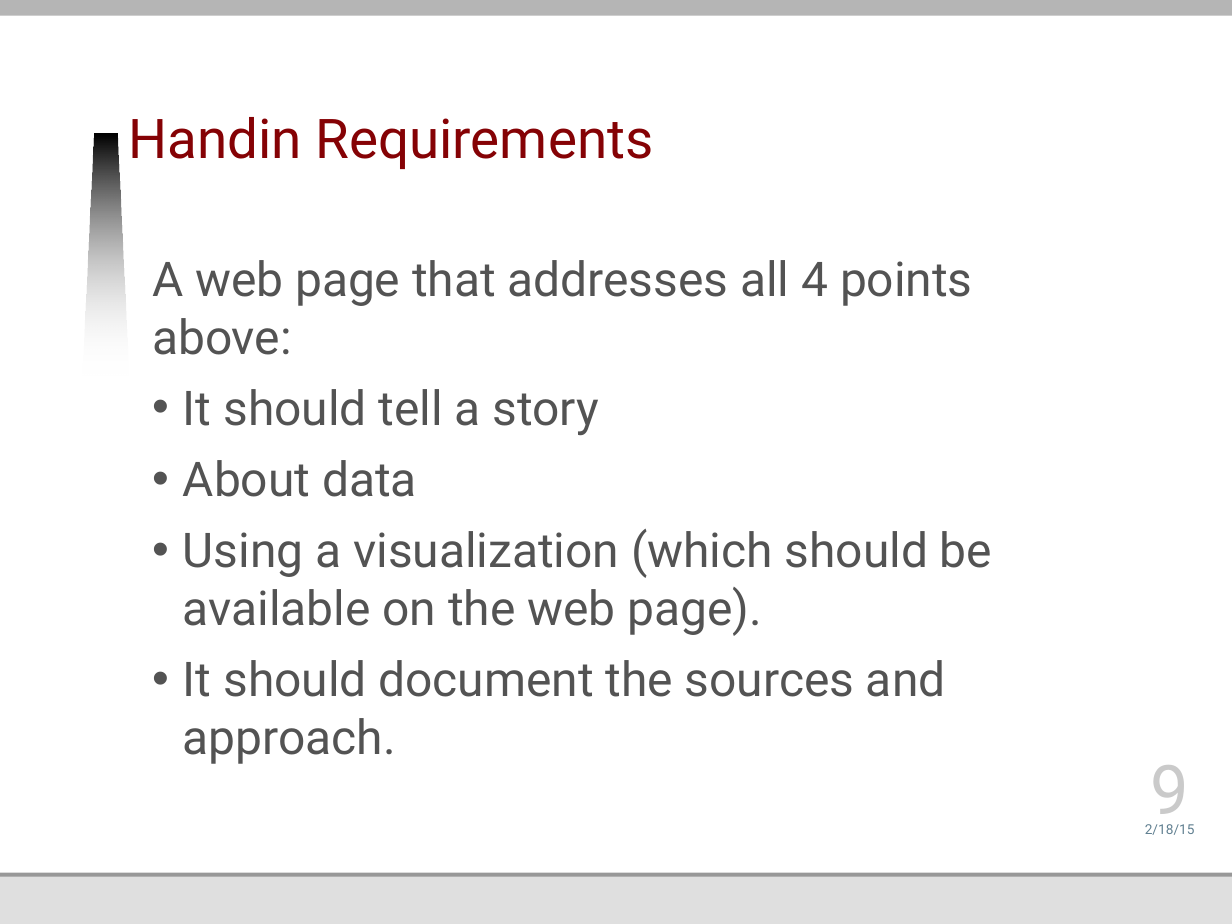
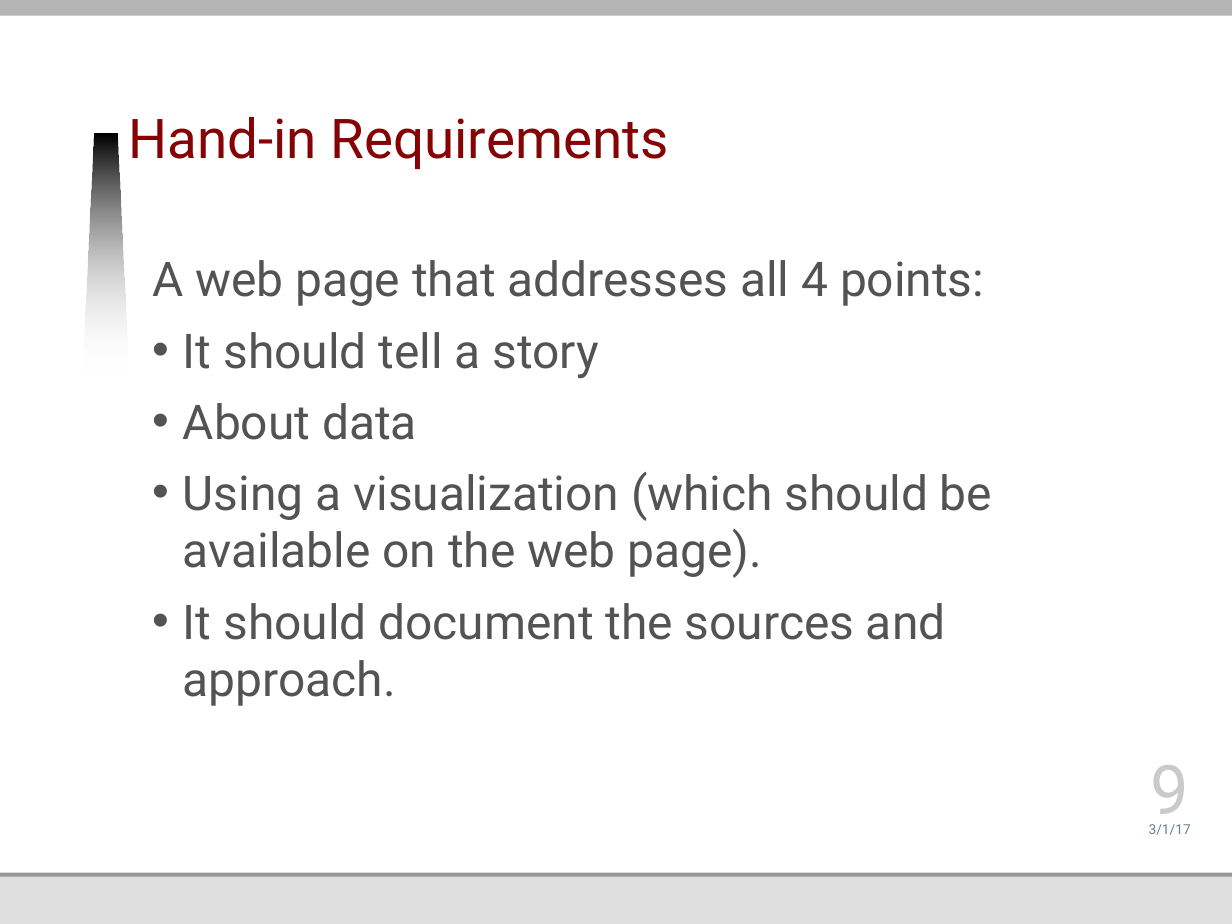
Before and after one commit to jmankoff/data, a slide deck: slide 9 of Lectures/Project 1.pptx. Drawn at 1232x924 pixels with LibreOffice and Linux fonts; fonts in the diff are those of the drawing; background and template pictures are left out. Boxes give left, top, right and bottom in pixels: in the first picture for what was removed or moved away, otherwise in the second. Text is boxed around its words. In the diff, an @@ line names an element or a change of style, - is before the commit and + after.

```diff
--- a/Lectures/Project 1.pptx
+++ b/Lectures/Project 1.pptx
@@ title at bbox=[129, 117, 669, 169]: text changed @@
-Handin Requirements
+Hand-in Requirements
@@ text at bbox=[152, 260, 984, 306]: text changed @@
-A web page that addresses all 4 points above:
+A web page that addresses all 4 points:
@@ text at bbox=[1149, 824, 1191, 835]: text changed @@
-2/18/15
+3/1/17
```
Also in this commit, not shown: 9 other slides changed, 2 other files.
